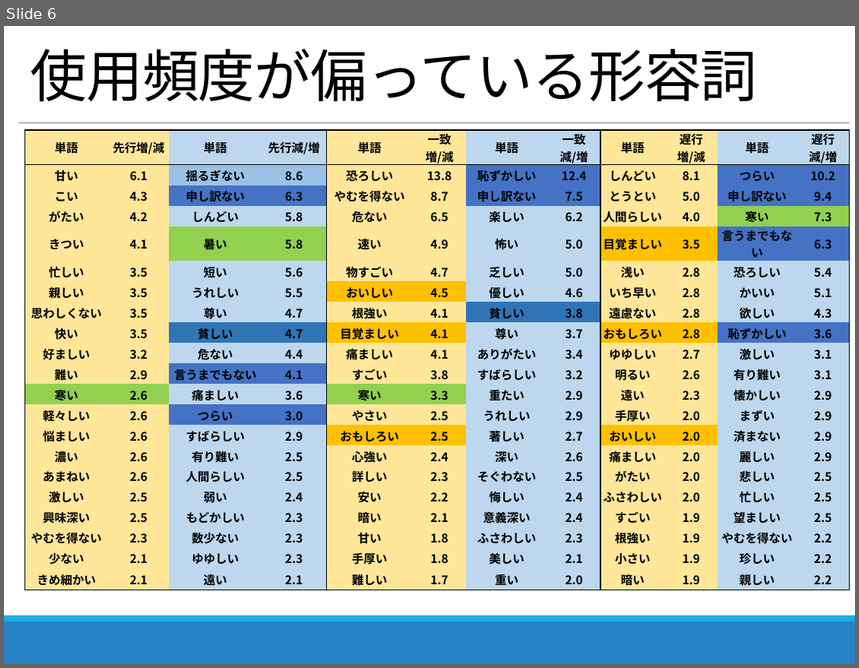
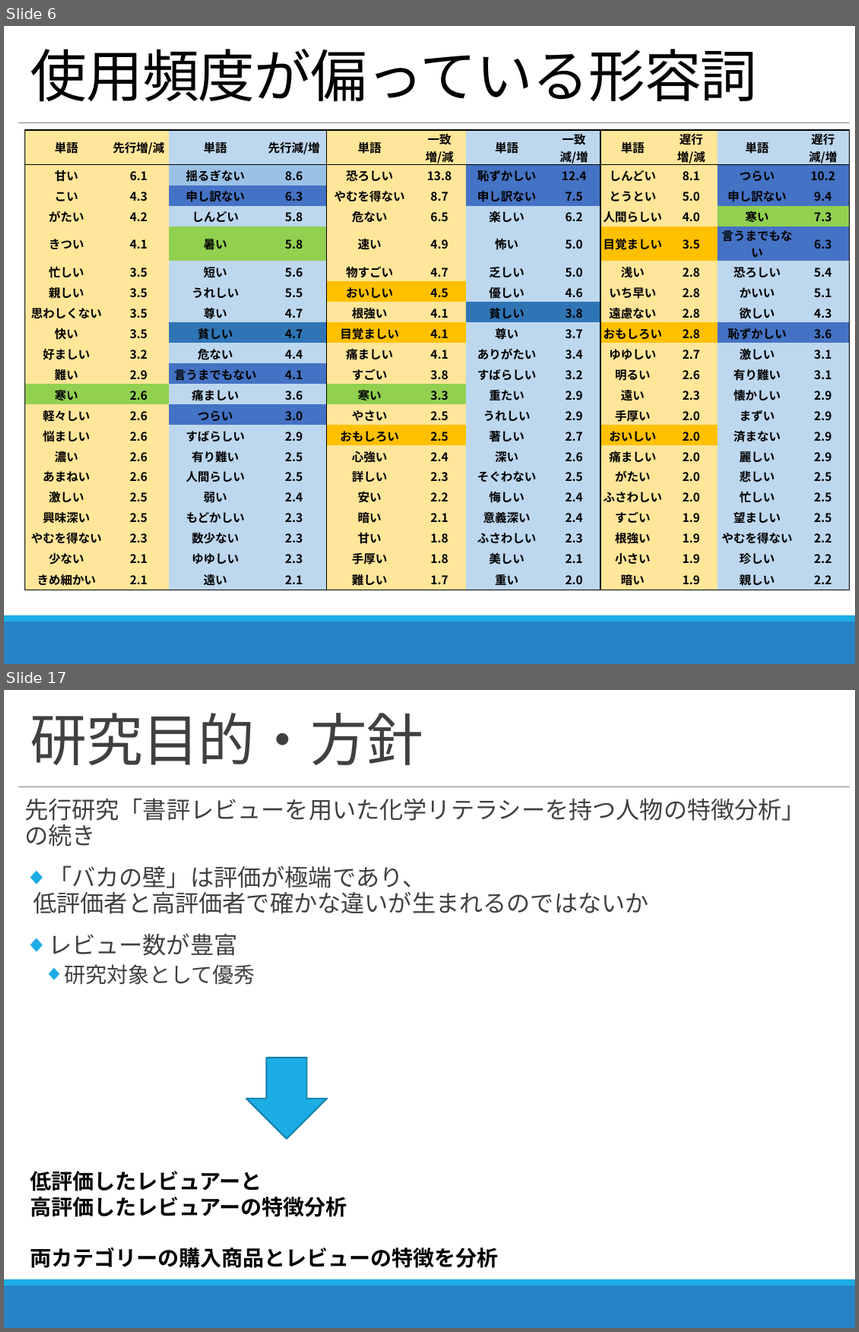
Before and after one commit to zerebom/amazon_sclapiing, a slide deck: 2018_11_07_進捗報告.pptx. Shown one above the other, each under a label of ours: slide 6 before the commit, slides 6 and 17 after it; the slides between them are not shown. The pictures are 859x668 and 859x1332 pixels, drawn with LibreOffice and Linux fonts; fonts in the diff are those of the drawing. Boxes give left, top, right and bottom in pixels: in the first picture for what was removed or moved away, otherwise in the second. Text is boxed around its words. In the diff, an @@ line names an element or a change of style, - is before the commit and + after.

```diff
--- a/2018_11_07_進捗報告.pptx
+++ b/2018_11_07_進捗報告.pptx
@@ slide 17 added at <box>4,690,855,1328</box>, background #FFFFFF; not listed: 3 template elements that a slide beside it also shows @@
@@ title added at <box>30,713,424,765</box>, 48 pt, text #404040 @@
+研究目的・方針
@@ text added at <box>25,798,806,985</box>, 20 pt, text #404040 @@
+先行研究「書評レビューを用いた化学リテラシーを持つ人物の特徴分析」
+の続き
+◆ 「バカの壁」は評価が極端であり、
+  低評価者と高評価者で確かな違いが生まれるのではないか
+◆ レビュー数が豊富
+  ◆ 研究対象として優秀
@@ down arrow added at <box>246,1058,328,1138</box>, fill #1CADE4, outline #1580A9 1.25 pt @@
@@ text added at <box>30,1171,498,1268</box>, 18 pt, text #000000, bold @@
+低評価したレビュアーと
+高評価したレビュアーの特徴分析
+両カテゴリーの購入商品とレビューの特徴を分析
```
Also in this commit, not shown: 10 slides changed, 7 other slides added, 24 other files.
